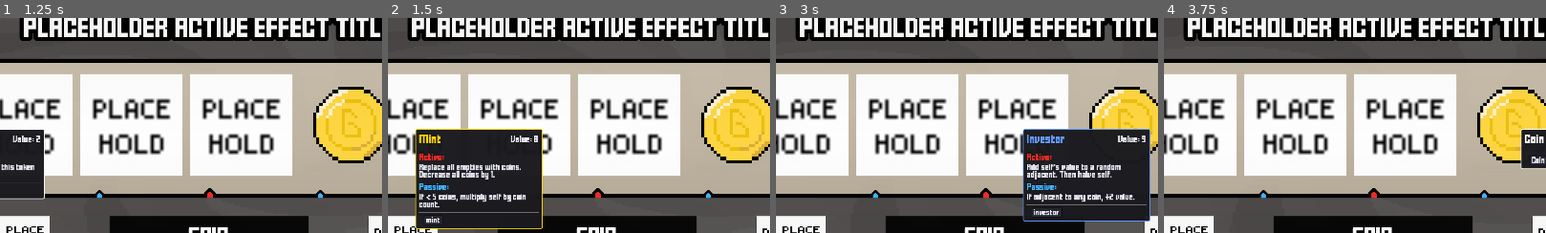
Above: before the commit, frames 1-4 (left to right).
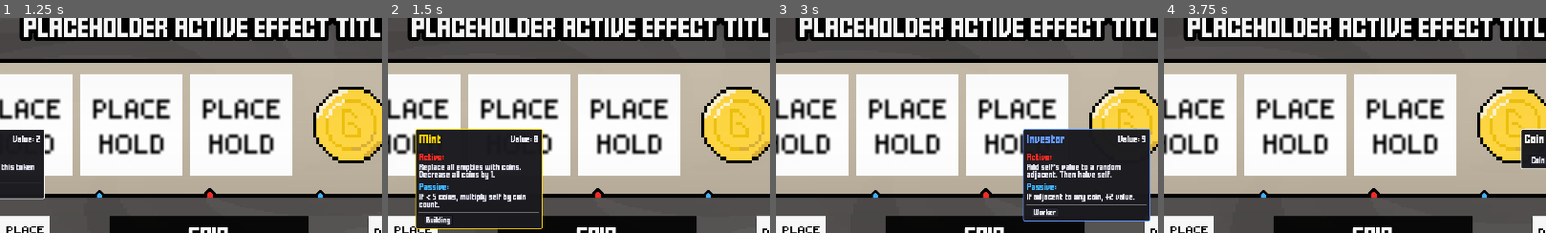
Above: after the commit, the same moments.

Repository: ZhelinWang/one-last-spin
Game: Godot game, scene res://main_ui.tscn
The game is run twice, just before and just after one commit, with the same random seed, the same clock (stepped at 60 frames per second) and the same inputs.
Inputs (mouse positions are % of the whole screen's width and height, from its top left):
- Up to frame 1 (1.25 s): click (11, 48) at 0.5 s
- Up to frame 2 (1.5 s): click (25, 48) at 1.27 s
- Up to frame 3 (3 s): click (40, 48) at 2.02 s; click (54, 48) at 2.77 s
- Up to frame 4 (3.75 s): click (69, 48) at 3.52 s
The pictures show only the part of the screen within x 23-73%, y 23-73%; the shares and areas given below are measured in that part.

Frame 1 is identical in both runs. In frame 2, 0.1% of the frame differs, in the area x 10-17%, y 92-97%; in frame 3, less than 0.1%; in frame 4, nothing differs.

Commit message:
copy changes to tokens

Diff:
--- a/tokens/bank.tres
+++ b/tokens/bank.tres
@@ -7,28 +7,17 @@
 
 [sub_resource type="Resource" id="Resource_u22t0"]
 script = ExtResource("2_q05v7")
-require_any = true
-amount = 1
 match_tag = "coin"
 match_name = "coin"
-id = ""
-trigger = 0
-target_kind = 0
-target_offset = 0
-target_tag = ""
-target_name = ""
 winner_only = true
-desc_template = ""
 metadata/_custom_type_script = "uid://bftaioc8dl7hx"
 
 [resource]
 script = ExtResource("2_nv4mw")
 name = "Bank"
-weight = 1.0
-rarity = "common"
 icon = ExtResource("3_3sd5l")
 value = 10
-tags = null
+tags = PackedStringArray("Building")
 abilities = Array[ExtResource("1_1qk44")]([SubResource("Resource_u22t0")])
 activeDescription = "This token's value is equal to X% of current Gold"
 passiveDescription = "X is how many coins you have in your inventory"
--- a/tokens/capybara.tres
+++ b/tokens/capybara.tres
@@ -7,12 +7,9 @@
 [resource]
 script = ExtResource("1_mxont")
 name = "Capybara"
-weight = 1.0
 rarity = "legendary"
 icon = ExtResource("1_yy4g2")
-value = 1
 tags = null
-abilities = Array[ExtResource("1_m0emr")]([])
 activeDescription = "Double all non-winner slot values"
 passiveDescription = "Hello World"
 metadata/_custom_type_script = "uid://2lqsh3g3xqag"
--- a/tokens/coffee.tres
+++ b/tokens/coffee.tres
@@ -7,7 +7,7 @@
 
 [sub_resource type="Resource" id="Resource_ylgm7"]
 script = ExtResource("2_dg2i8")
-match_tag = "worker"
+match_tag = "Worker"
 metadata/_custom_type_script = "uid://bbflpk0whoeeu"
 
 [resource]
--- a/tokens/investor.tres
+++ b/tokens/investor.tres
@@ -27,7 +27,7 @@
 rarity = "rare"
 icon = ExtResource("5_icon")
 value = 9
-tags = PackedStringArray("investor")
+tags = PackedStringArray("Worker")
 abilities = Array[ExtResource("2_abilities")]([SubResource("InvestorActive"), SubResource("InvestorPassive")])
 activeDescription = "Add self's value to a random adjacent. Then halve self."
 passiveDescription = "If adjacent to any coin, +2 value."
--- a/tokens/mint.tres
+++ b/tokens/mint.tres
@@ -20,7 +20,7 @@
 rarity = "legendary"
 icon = ExtResource("5_icon")
 value = 8
-tags = PackedStringArray("mint")
+tags = PackedStringArray("Building")
 abilities = Array[ExtResource("2_abilities")]([SubResource("MintActive"), SubResource("MintPassiveSelfMult")])
 activeDescription = "Replace all empties with coins. Decrease all coins by 1."
 passiveDescription = "If < 5 coins, multiply self by coin count."
--- a/tokens/penguinBanker.tres
+++ b/tokens/penguinBanker.tres
@@ -8,24 +8,13 @@
 [sub_resource type="Resource" id="Resource_3aam1"]
 script = ExtResource("2_m41b6")
 amount = 10
-auto_self_step = false
-id = ""
-trigger = 0
-target_kind = 0
-target_offset = 0
-target_tag = ""
-target_name = ""
-winner_only = false
-desc_template = ""
 metadata/_custom_type_script = "uid://c2jf00ecr7yc"
 
 [resource]
 script = ExtResource("1_62nnn")
 name = "Penguin Banker"
-weight = 1.0
 rarity = "rare"
 icon = ExtResource("1_b8js3")
-value = 1
 tags = null
 abilities = Array[ExtResource("1_m41b6")]([SubResource("Resource_3aam1")])
 activeDescription = "10x self's G value "
